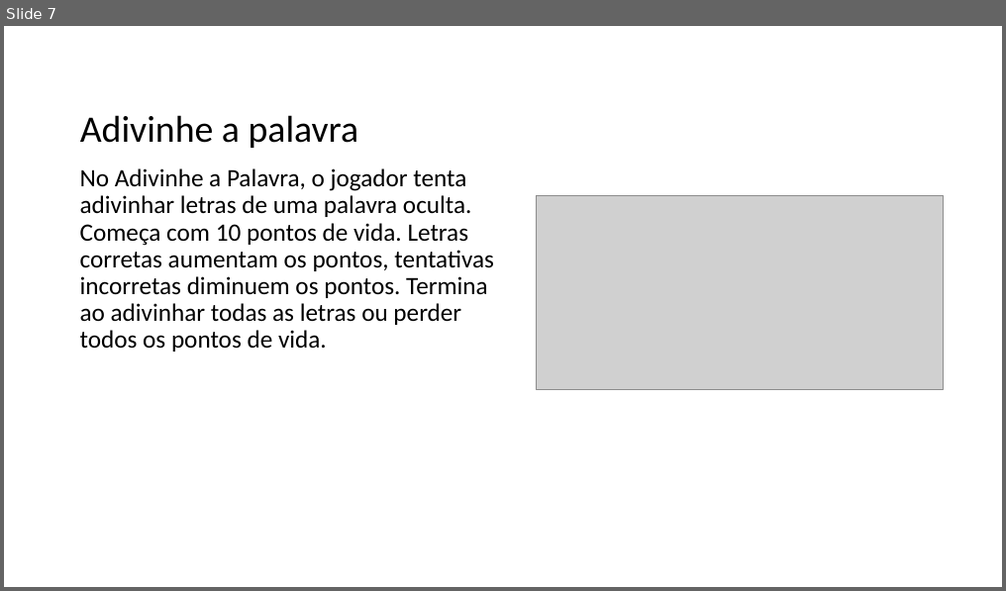
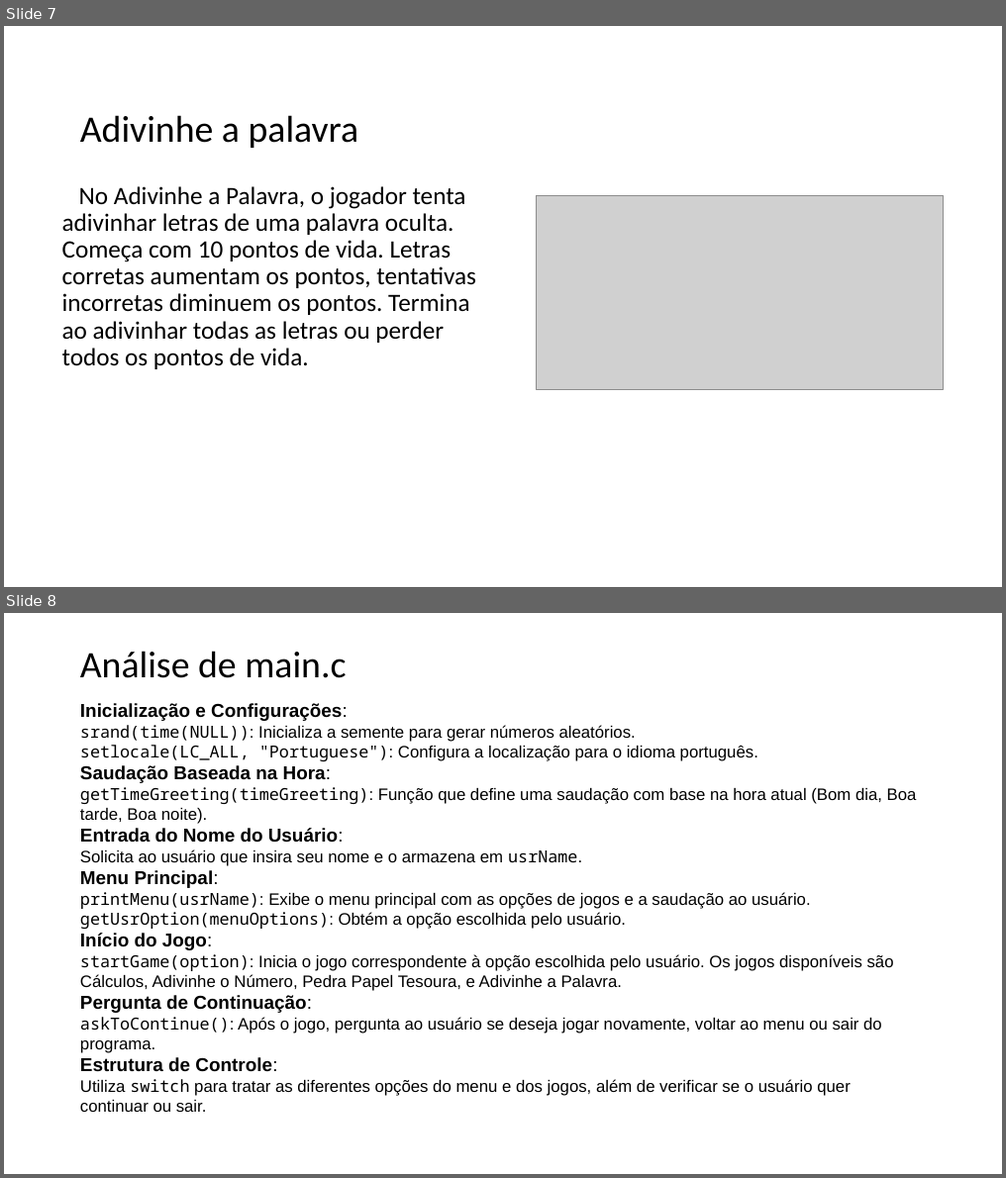
Before and after one commit to hionjk/c-games, a slide deck: Jogos_em_c.pptx. Shown one above the other, each under a label of ours: slide 7 before the commit, slides 7 and 8 after it. The pictures are 1006x591 and 1006x1178 pixels, drawn with LibreOffice and Linux fonts; fonts in the diff are those of the drawing; grey boxes stand for pictures. Boxes give left, top, right and bottom in pixels: in the first picture for what was removed or moved away, otherwise in the second. Text is boxed around its words. In the diff, an @@ line names an element or a change of style, - is before the commit and + after.

```diff
--- a/Jogos_em_c.pptx
+++ b/Jogos_em_c.pptx
@@ slide 8 added at [4,613,1002,1174], background #FFFFFF @@
@@ title added at [80,651,346,678], 36 pt, text #000000 @@
+Análise de main.c
@@ text added at [80,703,917,1112], 16 pt, text #000000 @@
+Inicialização e Configurações:
+srand(time(NULL)): Inicializa a semente para gerar números aleatórios.
+setlocale(LC_ALL, "Portuguese"): Configura a localização para o idioma português.
+Saudação Baseada na Hora:
+getTimeGreeting(timeGreeting): Função que define uma saudação com base na hora atual (Bom dia, Boa tarde, Boa noite).
+Entrada do Nome do Usuário:
+Solicita ao usuário que insira seu nome e o armazena em usrName.
+Menu Principal:
+printMenu(usrName): Exibe o menu principal com as opções de jogos e a saudação ao usuário.
+getUsrOption(menuOptions): Obtém a opção escolhida pelo usuário.
+Início do Jogo:
+startGame(option): Inicia o jogo correspondente à opção escolhida pelo usuário. Os jogos disponíveis são Cálculos, Adivinhe o Número, Pedra Papel Tesoura, e Adivinhe a Palavra.
+Pergunta de Continuação:
+askToContinue(): Após o jogo, pergunta ao usuário se deseja jogar novamente, voltar ao menu ou sair do programa.
+Estrutura de Controle:
+Utiliza switch para tratar as diferentes opções do menu e dos jogos, além de verificar se o usuário quer continuar ou sair.
@@ slide 7 changed as well @@
@@ text "No Adivinhe a Palavra, o ...": place and size @@
-text "No Adivinhe a Palavra, o ..." at [80,169,494,352]
+text "No Adivinhe a Palavra, o ..." at [62,186,476,370]
@@ text "No Adivinhe a Palavra, o ..." at [62,186,476,370]: indent changed @@
```
Also in this commit, not shown: 8 other slides changed.
